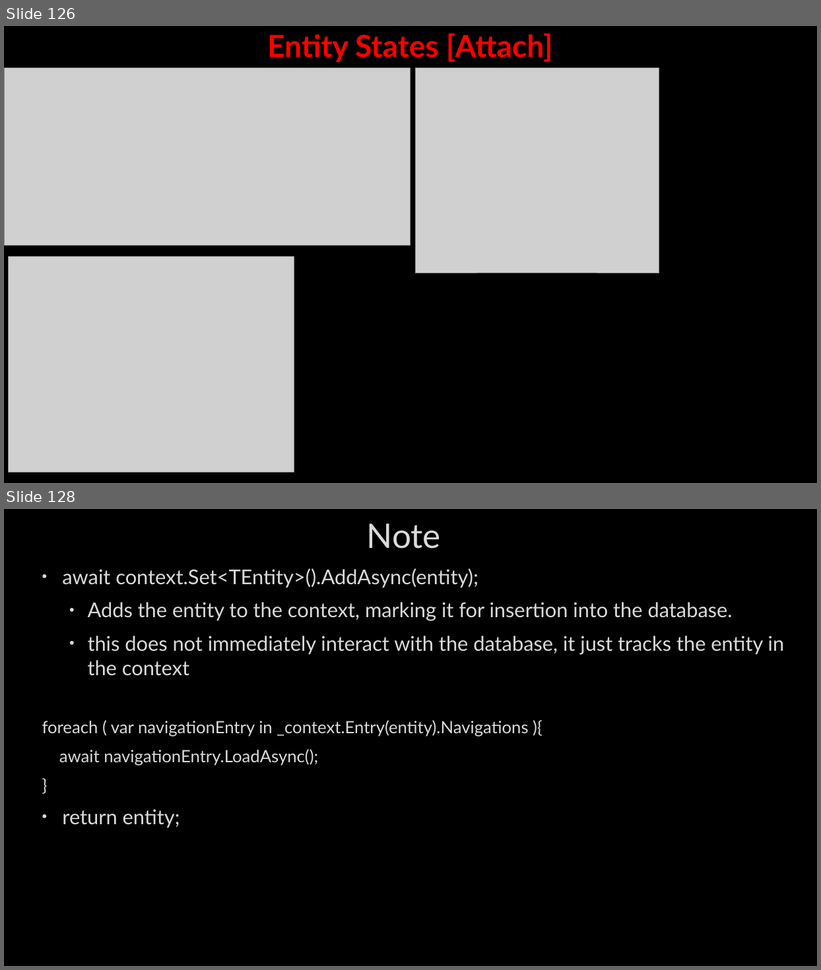
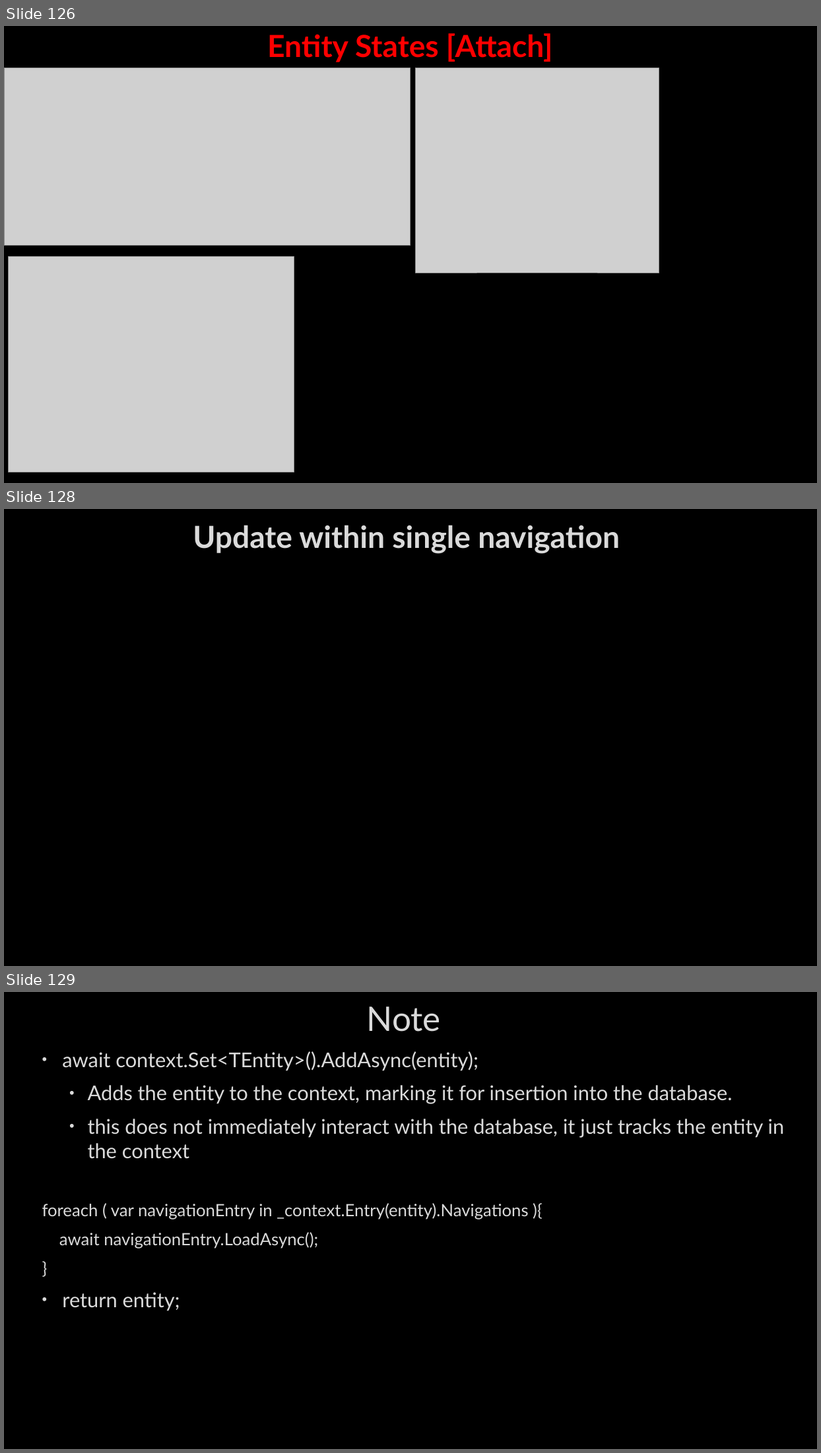
Before and after one commit to AhmedMohamedSamir1/Summary, a slide deck: Dot Net/1_C#, LINQ, EF,OOP&Solid.pptx. Shown one above the other, each under a label of ours: slides 126 and 128 before the commit, slides 126, 128 and 129 after it; the slides between them are not shown. The pictures are 821x970 and 821x1453 pixels, drawn with LibreOffice and Linux fonts; fonts in the diff are those of the drawing; grey boxes stand for pictures; background and template pictures are left out. Boxes give left, top, right and bottom in pixels: in the first picture for what was removed or moved away, otherwise in the second. Text is boxed around its words. In the diff, an @@ line names an element or a change of style, - is before the commit and + after.

```diff
--- a/Dot Net/1_C#, LINQ, EF,OOP&Solid.pptx
+++ b/Dot Net/1_C#, LINQ, EF,OOP&Solid.pptx
@@ slide 128 added at [4,509,817,966], background picture (left out) @@
@@ title added at [193,525,620,554], 36 pt, text #DADADA, bold @@
+Update within single navigation
@@ what was slide 128 is now slide 129 @@
```
Also in this commit, not shown: 1 slide changed, 5 other files.
